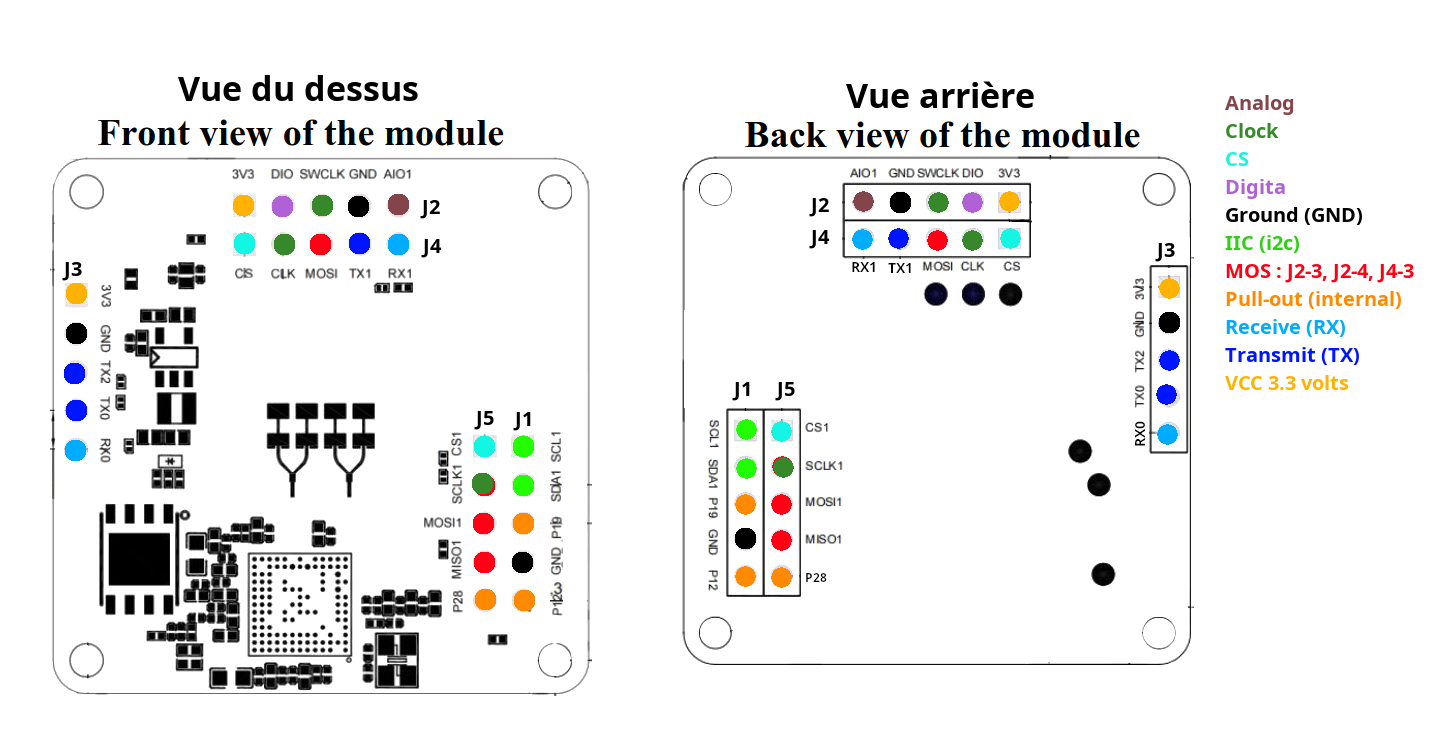
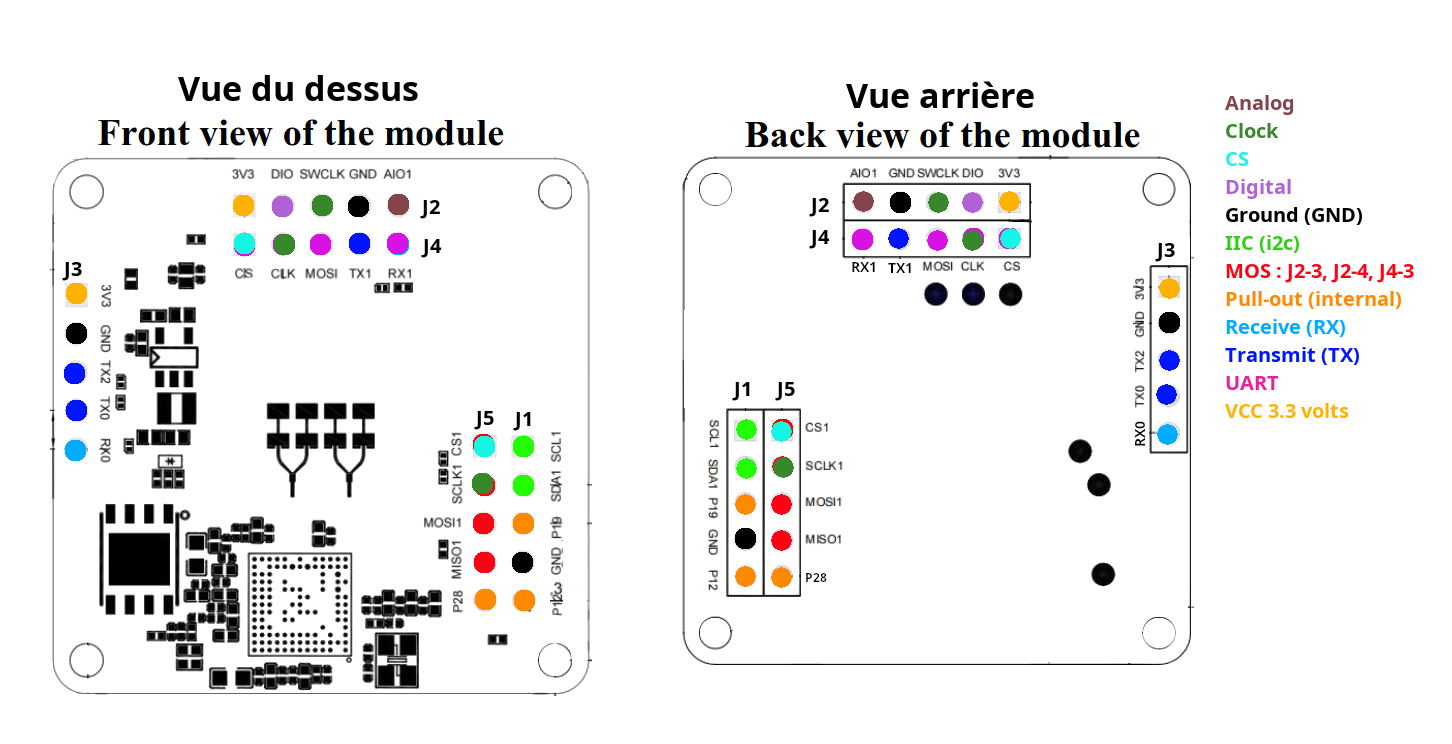
Layers edited between the first and the second 1452x744 image:
painted on "MOS #1" over [234, 228, 1016, 449]
painted on "Legende" over [1225, 179, 1349, 418]
